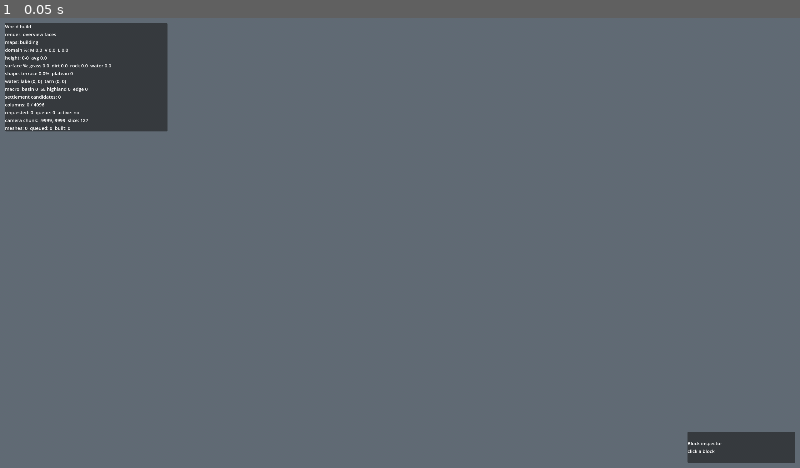
Above: before the commit, frame 1.
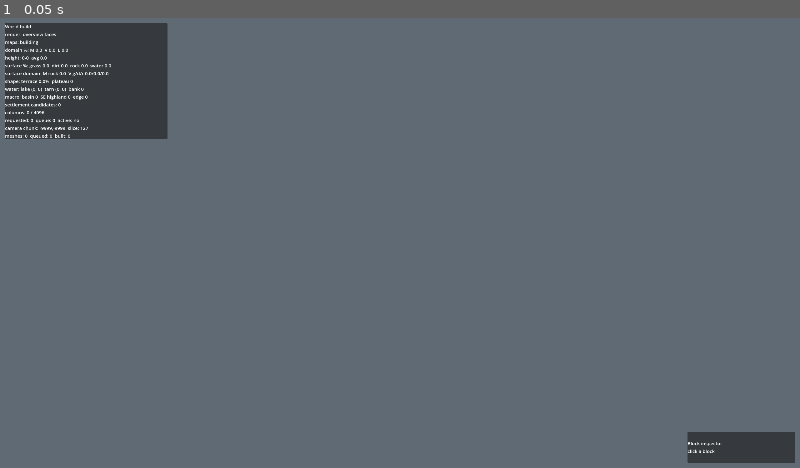
Above: after the commit, the same moment.

Repository: akadic10/Deepdraft
Game: Godot game, scene res://scenes/main/debug_world.tscn
Two runs of this game, one before a commit and one after it. Both use one fixed random seed, a clock stepped at 60 frames per second and the inputs below.
Inputs:
- Up to frame 1 (0.05 s): no input

The runs differ from the first frame. In frame 1, 0.7% of the frame differs, in the area x 0-21%, y 12-27%.

Commit message:
Add macro surface material pass

Diff:
--- a/scripts/systems/WorldGenerator.gd
+++ b/scripts/systems/WorldGenerator.gd
@@ -59,6 +59,9 @@
 const PLATEAU_MAX_MOUNTAIN_HEIGHT: int = 104
 const PLATEAU_MIN_DOMINANT_COLUMNS: int = 92
 const PLATEAU_SNAP_DELTA: int = 2
+const MATERIAL_MACRO_CELL_SIZE: int = 32
+const WATER_BANK_RADIUS: int = 4
+const STEEP_SLOPE_ROCK_DELTA: int = 3
 
 # ── Lake / tarn parameters ────────────────────────────────────────────────────
 # Radii scale with world size so the 128-block test world gets a proportional
@@ -120,6 +123,7 @@
 # Lake / tarn geometry
 var lake_columns: Dictionary = {}   # Vector2i → true  (lowland lake footprint)
 var tarn_columns: Dictionary = {}   # Vector2i → true  (mountain tarn footprint)
+var water_bank_columns: Dictionary = {}  # Vector2i → true  (near lake/tarn, but not water)
 var lake_center:  Vector2i  = Vector2i.ZERO
 var tarn_center:  Vector2i  = Vector2i.ZERO
 var tarn_waterline: int     = 0
@@ -218,12 +222,21 @@
 		surface.get("rock_pct", 0.0),
 		surface.get("water_pct", 0.0),
 	])
+	var surface_by_domain: Dictionary = surface.get("by_domain", {})
+	var mountain_surface: Dictionary = surface_by_domain.get("mountain", {})
+	var valley_surface: Dictionary = surface_by_domain.get("valley", {})
+	print("  surface domains: mountain rock %.1f%%; valley grass %.1f%% dirt %.1f%% rock %.1f%%" % [
+		mountain_surface.get("rock_pct", 0.0),
+		valley_surface.get("grass_pct", 0.0),
+		valley_surface.get("dirt_pct", 0.0),
+		valley_surface.get("rock_pct", 0.0),
+	])
 	print("  shaping: terraced %d, plateau-adjusted %d across %d chunk columns" % [
 		shaping.get("terraced_columns", 0),
 		shaping.get("plateau_adjusted_columns", 0),
 		shaping.get("plateau_smoothed_chunks", 0),
 	])
-	print("  water: lake %s r%d y%d columns %d; tarn %s r%d y%d columns %d" % [
+	print("  water: lake %s r%d y%d columns %d; tarn %s r%d y%d columns %d; banks %d" % [
 		str(water.get("lake_center", Vector2i.ZERO)),
 		water.get("lake_radius", 0),
 		water.get("lake_waterline", 0),
@@ -232,6 +245,7 @@
 		water.get("tarn_radius", 0),
 		water.get("tarn_waterline", 0),
 		water.get("tarn_columns", 0),
+		water.get("bank_columns", 0),
 	])
 	print("  macro: basin %d, southeast highland %d, edge belt %d columns" % [
 		macro.get("southwest_basin_columns", 0),
@@ -304,6 +318,12 @@
 	_column_in_flight = false
 	_generation_metrics.clear()
 	_domain_counts.clear()
+	lake_columns.clear()
+	tarn_columns.clear()
+	water_bank_columns.clear()
+	lake_center = Vector2i.ZERO
+	tarn_center = Vector2i.ZERO
+	tarn_waterline = 0
 	_terraced_columns = 0
 	_plateau_adjusted_columns = 0
 	_plateau_smoothed_chunks = 0
@@ -826,6 +846,7 @@
 func _carve_lakes() -> void:
 	_carve_lowland_lake()
 	_carve_mountain_tarn()
+	_build_water_bank_mask()
 
 
 func _carve_lowland_lake() -> void:
@@ -906,6 +927,25 @@
 	for col: Vector2i in tarn_columns:
 		min_y = min(min_y, heightmap[col.x * WORLD_SIZE_Z + col.y])
 	tarn_waterline = min_y + TARN_DEPTH - 1
+
+
+func _build_water_bank_mask() -> void:
+	water_bank_columns.clear()
+	for water_set: Dictionary in [lake_columns, tarn_columns]:
+		for water_col_variant: Variant in water_set.keys():
+			var water_col := water_col_variant as Vector2i
+			for dx in range(-WATER_BANK_RADIUS, WATER_BANK_RADIUS + 1):
+				for dz in range(-WATER_BANK_RADIUS, WATER_BANK_RADIUS + 1):
+					if absi(dx) + absi(dz) > WATER_BANK_RADIUS:
+						continue
+					var wx := water_col.x + dx
+					var wz := water_col.y + dz
+					if wx < 0 or wx >= WORLD_SIZE_X or wz < 0 or wz >= WORLD_SIZE_Z:
+						continue
+					var bank_col := Vector2i(wx, wz)
+					if lake_columns.has(bank_col) or tarn_columns.has(bank_col):
+						continue
+					water_bank_columns[bank_col] = true
 
 
 # -- Generation metrics -------------------------------------------------------
@@ -942,6 +982,7 @@
 			"tarn_radius": TARN_RADIUS,
 			"tarn_waterline": tarn_waterline,
 			"tarn_columns": tarn_columns.size(),
+			"bank_columns": water_bank_columns.size(),
 		},
 		"settlement_candidates": _compute_settlement_candidate_metrics(),
 	}
@@ -995,21 +1036,24 @@
 		"other": 0,
 	}
 	var total_columns := WORLD_SIZE_X * WORLD_SIZE_Z
+	var by_domain := {
+		"mountain": _new_surface_bucket(),
+		"valley": _new_surface_bucket(),
+		"lowland": _new_surface_bucket(),
+	}
 
 	for x in range(WORLD_SIZE_X):
 		for z in range(WORLD_SIZE_Z):
 			var col := Vector2i(x, z)
 			var block_id := _id_water if lake_columns.has(col) or tarn_columns.has(col) else _pick_surface_block(x, z, col)
-			if _grass_ids.has(block_id):
-				counts["grass"] = (counts["grass"] as int) + 1
-			elif _dirt_ids.has(block_id):
-				counts["dirt"] = (counts["dirt"] as int) + 1
-			elif block_id == _id_water:
-				counts["water"] = (counts["water"] as int) + 1
-			elif block_id == _id_granite or block_id == _id_basalt or block_id == _id_limestone or block_id == _id_marble:
-				counts["rock"] = (counts["rock"] as int) + 1
-			else:
-				counts["other"] = (counts["other"] as int) + 1
+			var category := _surface_category(block_id)
+			counts[category] = (counts[category] as int) + 1
+			var bucket: Dictionary = by_domain[_domain_label(domain_map[x * WORLD_SIZE_Z + z])]
+			bucket[category] = (bucket[category] as int) + 1
+			bucket["total"] = (bucket["total"] as int) + 1
+
+	for key: String in by_domain.keys():
+		_add_surface_bucket_percentages(by_domain[key])
 
 	return {
 		"grass": counts["grass"],
@@ -1022,6 +1066,7 @@
 		"rock_pct": _pct(counts["rock"] as int, total_columns),
 		"water_pct": _pct(counts["water"] as int, total_columns),
 		"other_pct": _pct(counts["other"] as int, total_columns),
+		"by_domain": by_domain,
 	}
 
 
@@ -1106,6 +1151,31 @@
 
 func _new_height_bucket() -> Dictionary:
 	return {"count": 0, "min": WORLD_SIZE_Y, "max": 0, "sum": 0}
+
+
+func _new_surface_bucket() -> Dictionary:
+	return {"grass": 0, "dirt": 0, "rock": 0, "water": 0, "other": 0, "total": 0}
+
+
+func _add_surface_bucket_percentages(bucket: Dictionary) -> void:
+	var total := bucket.get("total", 0) as int
+	bucket["grass_pct"] = _pct(bucket.get("grass", 0) as int, total)
+	bucket["dirt_pct"] = _pct(bucket.get("dirt", 0) as int, total)
+	bucket["rock_pct"] = _pct(bucket.get("rock", 0) as int, total)
+	bucket["water_pct"] = _pct(bucket.get("water", 0) as int, total)
+	bucket["other_pct"] = _pct(bucket.get("other", 0) as int, total)
+
+
+func _surface_category(block_id: int) -> String:
+	if _grass_ids.has(block_id):
+		return "grass"
+	if _dirt_ids.has(block_id):
+		return "dirt"
+	if block_id == _id_water:
+		return "water"
+	if block_id == _id_granite or block_id == _id_basalt or block_id == _id_limestone or block_id == _id_marble:
+		return "rock"
+	return "other"
 
 
 func _domain_label(domain: int) -> String:
@@ -1391,39 +1461,61 @@
 
 
 func _pick_surface_block(x: int, z: int, col: Vector2i) -> int:
-	var h := hash(col)
 	var idx := x * WORLD_SIZE_Z + z
-
-	# Water banks are dirt-heavy, with occasional exposed stone.
-	if lake_columns.has(col) or tarn_columns.has(col):
-		if h % 5 == 0:
-			return _pick_surface_rock(h, heightmap[idx])
-		return _dirt_ids[0]
-
-	# Deterministic variant selection via hash; no runtime random calls here.
+	var height := heightmap[idx]
 	var slope := _surface_slope(x, z)
 	var domain := domain_map[idx]
-	var n_dirt := (noise_soil.get_noise_2d(x, z) + 1.0) * 0.5
+	var region := _surface_region_value(x, z, 0)
+
+	# Submerged floors and immediate banks are soil/stone, never grass.
+	if lake_columns.has(col) or tarn_columns.has(col):
+		if _surface_region_value(x, z, 7) > 0.72:
+			return _pick_surface_rock(x, z, height)
+		return _dirt_variant(x, z)
+	if _is_water_bank(x, z):
+		if slope >= 2 or _surface_region_value(x, z, 11) > 0.68:
+			return _pick_surface_rock(x, z, height)
+		return _dirt_variant(x, z)
+
+	if slope >= STEEP_SLOPE_ROCK_DELTA:
+		return _pick_surface_rock(x, z, height)
 
 	if domain == DOMAIN_MOUNTAIN:
-		if slope <= 1 and heightmap[idx] < 90 and domain_n_map[idx] < 0.64 and h % 200 == 0:
-			return _grass_ids[h % 16]
-		if slope <= 1 and heightmap[idx] < 94 and domain_n_map[idx] < 0.66 and h % 50 == 0:
-			return _dirt_ids[h % 4]
-		return _pick_surface_rock(h, heightmap[idx])
+		var sheltered_shelf := slope <= 1 and height < 96 and domain_n_map[idx] < 0.68
+		if sheltered_shelf and region > 0.94:
+			return _grass_variant(x, z)
+		if sheltered_shelf and region > 0.86:
+			return _dirt_variant(x, z)
+		return _pick_surface_rock(x, z, height)
 
 	if domain == DOMAIN_VALLEY:
-		if slope >= 3 or h % 9 == 0:
-			return _pick_surface_rock(h, heightmap[idx])
-		if n_dirt > 0.54 or h % 4 == 0:
-			return _dirt_ids[h % 4]
-		return _grass_ids[h % 16]
-
-	if slope >= 3:
-		return _pick_surface_rock(h, heightmap[idx])
-	if n_dirt > 0.62 or h % 5 == 0:
-		return _dirt_ids[h % 4]
-	return _grass_ids[h % 16]
+		if slope >= 2 and _surface_region_value(x, z, 17) > 0.35:
+			return _pick_surface_rock(x, z, height)
+		if region < 0.50:
+			return _grass_variant(x, z)
+		if region < 0.82:
+			return _dirt_variant(x, z)
+		return _pick_surface_rock(x, z, height)
+
+	if _southeast_highland_strength(x, z) > 0.35:
+		if region < 0.42:
+			return _grass_variant(x, z)
+		if region < 0.66:
+			return _dirt_variant(x, z)
+		return _pick_surface_rock(x, z, height)
+
+	if _southwest_basin_strength(x, z) > 0.30:
+		if region < 0.48:
+			return _dirt_variant(x, z)
+		if region < 0.86:
+			return _grass_variant(x, z)
+		return _pick_surface_rock(x, z, height)
+
+	if region < 0.62:
+		return _grass_variant(x, z)
+	if region < 0.86:
+		return _dirt_variant(x, z)
+	return _pick_surface_rock(x, z, height)
 
 func _surface_slope(x: int, z: int) -> int:
 	var center := heightmap[x * WORLD_SIZE_Z + z]
@@ -1439,12 +1531,34 @@
 	return max_delta
 
 
-func _pick_surface_rock(hash_value: int, y: int) -> int:
+func _is_water_bank(x: int, z: int) -> bool:
+	return water_bank_columns.has(Vector2i(x, z))
+
+
+func _surface_region_value(x: int, z: int, salt: int) -> float:
+	var macro := Vector3i(x / MATERIAL_MACRO_CELL_SIZE, salt, z / MATERIAL_MACRO_CELL_SIZE)
+	var macro_hash := float(abs(hash(macro)) % 1000) / 999.0
+	var field := (noise_domain.get_noise_2d(float(x) * 0.12 + float(salt * 997), float(z) * 0.12 - float(salt * 541)) + 1.0) * 0.5
+	return clampf((macro_hash * 0.62) + (field * 0.38), 0.0, 1.0)
+
+
+func _grass_variant(x: int, z: int) -> int:
+	var cell := Vector3i(x / MATERIAL_MACRO_CELL_SIZE, 31, z / MATERIAL_MACRO_CELL_SIZE)
+	return _grass_ids[abs(hash(cell)) % _grass_ids.size()]
+
+
+func _dirt_variant(x: int, z: int) -> int:
+	var cell := Vector3i(x / MATERIAL_MACRO_CELL_SIZE, 47, z / MATERIAL_MACRO_CELL_SIZE)
+	return _dirt_ids[abs(hash(cell)) % _dirt_ids.size()]
+
+
+func _pick_surface_rock(x: int, z: int, y: int) -> int:
+	var region := _surface_region_value(x, z, 23)
 	if y >= 112:
-		return _id_basalt if hash_value % 5 == 0 else _id_granite
-	if hash_value % 37 == 0:
+		return _id_basalt if region > 0.72 else _id_granite
+	if region > 0.82:
 		return _id_limestone
-	if hash_value % 11 == 0:
+	if region < 0.18:
 		return _id_basalt
 	return _id_granite
 
--- a/scripts/ui/DebugLoadingOverlay.gd
+++ b/scripts/ui/DebugLoadingOverlay.gd
@@ -52,6 +52,9 @@
 	var render_mode := "overview faces" if render.get("diorama_active", false) else "streamed block faces"
 	var domains: Dictionary = metrics.get("domains", {})
 	var surface: Dictionary = metrics.get("surface", {})
+	var surface_by_domain: Dictionary = surface.get("by_domain", {})
+	var mountain_surface: Dictionary = surface_by_domain.get("mountain", {})
+	var valley_surface: Dictionary = surface_by_domain.get("valley", {})
 	var heights: Dictionary = metrics.get("heights", {})
 	var shaping: Dictionary = metrics.get("shaping", {})
 	var water: Dictionary = metrics.get("water", {})
@@ -78,13 +81,20 @@
 			surface.get("rock_pct", 0.0),
 			surface.get("water_pct", 0.0),
 		],
+		"surface domain: M rock %.1f  V g/d/r %.1f/%.1f/%.1f" % [
+			mountain_surface.get("rock_pct", 0.0),
+			valley_surface.get("grass_pct", 0.0),
+			valley_surface.get("dirt_pct", 0.0),
+			valley_surface.get("rock_pct", 0.0),
+		],
 		"shape: terrace %.1f%%  plateau %d" % [
 			shaping.get("terraced_pct", 0.0),
 			shaping.get("plateau_adjusted_columns", 0),
 		],
-		"water: lake %s  tarn %s" % [
+		"water: lake %s  tarn %s  bank %d" % [
 			str(water.get("lake_center", Vector2i.ZERO)),
 			str(water.get("tarn_center", Vector2i.ZERO)),
+			water.get("bank_columns", 0),
 		],
 		"macro: basin %d  SE highland %d  edge %d" % [
 			macro.get("southwest_basin_columns", 0),
